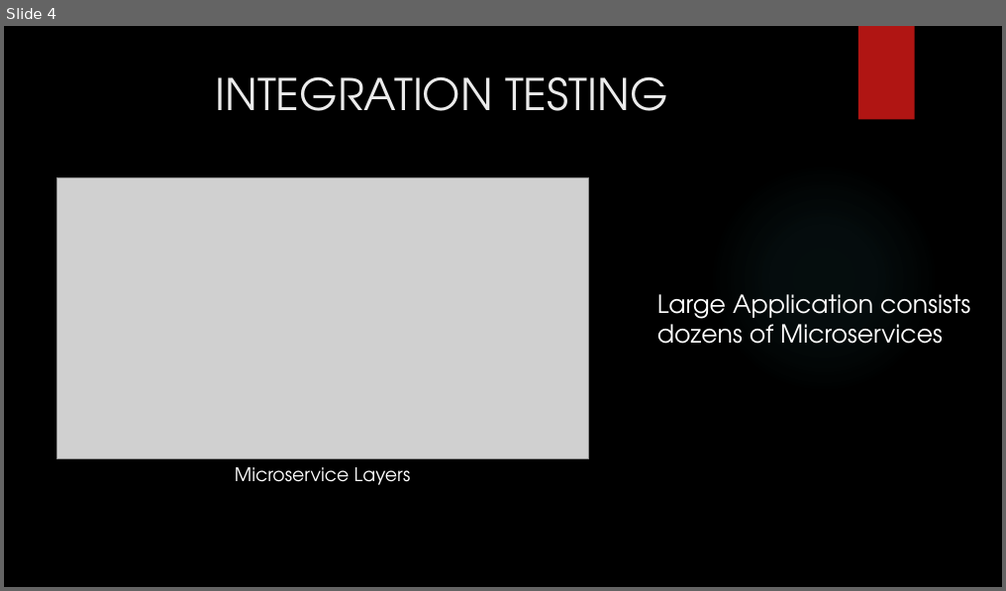
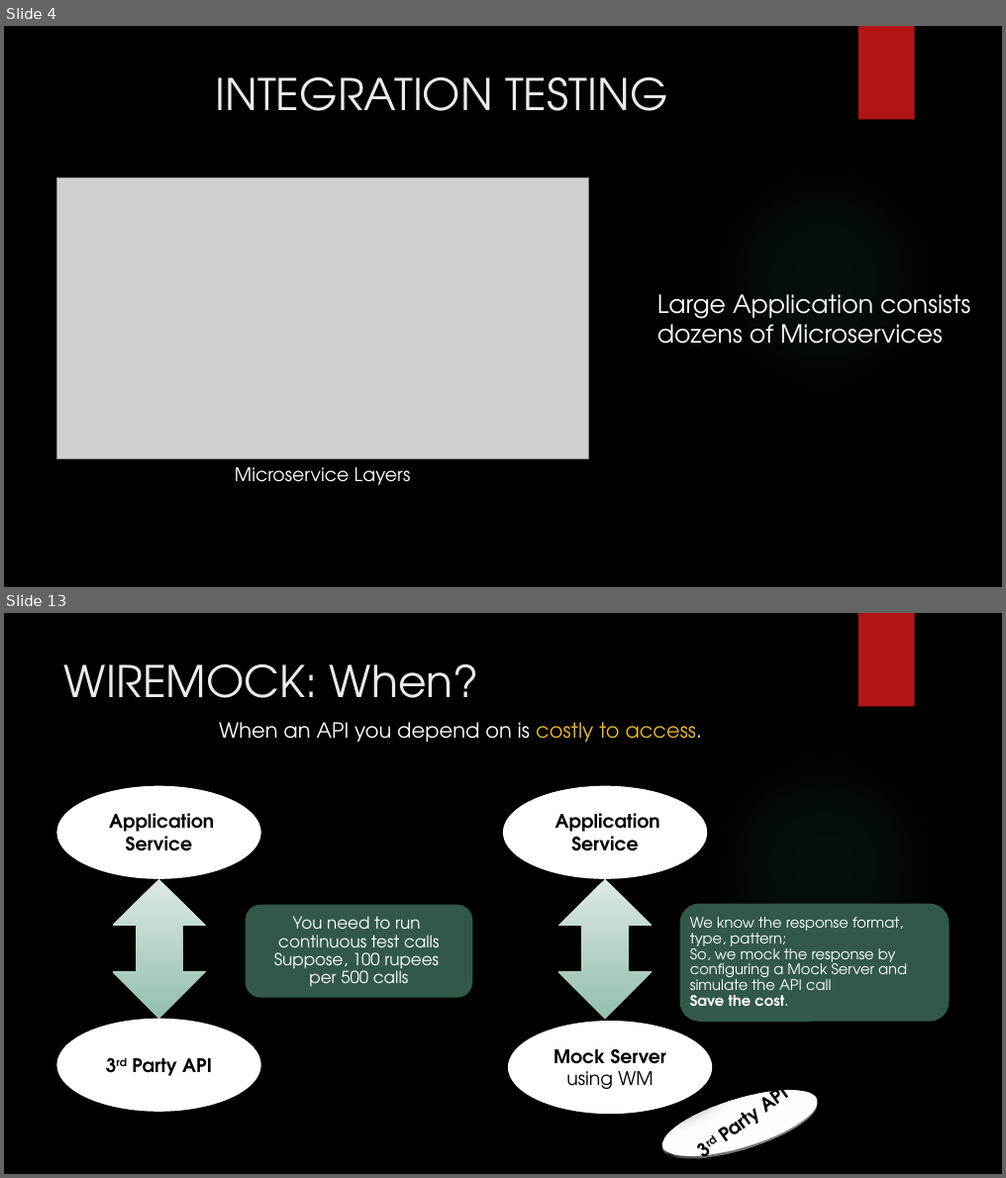
Before and after one commit to SubhajitSaha7/Angular, a slide deck: WireMock_DFSSubhajitSaha.pptx. Shown one above the other, each under a label of ours: slide 4 before the commit, slides 4 and 13 after it; the slides between them are not shown. The pictures are 1006x591 and 1006x1178 pixels, drawn with LibreOffice and Linux fonts; fonts in the diff are those of the drawing; grey boxes stand for pictures; background and template pictures are left out. Boxes give left, top, right and bottom in pixels: in the first picture for what was removed or moved away, otherwise in the second. Text is boxed around its words. In the diff, an @@ line names an element or a change of style, - is before the commit and + after.

```diff
--- a/WireMock_DFSSubhajitSaha.pptx
+++ b/WireMock_DFSSubhajitSaha.pptx
@@ slide 13 added at <box>4,613,1002,1174</box>, background picture (left out); not listed: 2 template elements that a slide beside it also shows @@
@@ title added at <box>64,664,479,698</box>, 42 pt, text #EBEBEB @@
+WIREMOCK: When?
@@ text added at <box>219,722,703,742</box>, 20 pt, text #FFFFFF @@
+When an API you depend on is costly to access.
@@ ellipse added at <box>57,786,261,879</box>, fill #FFFFFF, 18 pt, text #000000, bold @@
+Application Service
@@ ellipse added at <box>503,786,708,879</box>, fill #FFFFFF, 18 pt, text #000000, bold @@
+Application Service
@@ up down arrow added at <box>113,879,205,1019</box>, fill gradient #DEEAE4 to #93C0AC @@
@@ up down arrow added at <box>558,879,651,1019</box>, fill gradient #DEEAE4 to #93C0AC @@
@@ rounded rectangle added at <box>245,905,472,998</box>, fill #325948 @@
@@ rounded rectangle added at <box>680,903,949,1022</box>, fill #325948 @@
@@ text added at <box>274,916,440,986</box>, 16 pt, text #FFFFFF @@
+You need to run
+continuous test calls
+Suppose, 100 rupees
+per 500 calls
@@ text added at <box>690,917,907,1006</box>, 14 pt, text #FFFFFF @@
+We know the response format, type, pattern;
+So, we mock the response by configuring a Mock Server and simulate the API call
+Save the cost.
@@ ellipse added at <box>57,1019,261,1112</box>, fill #FFFFFF, 18 pt, text #000000, bold @@
+3rd Party API
@@ ellipse added at <box>508,1021,712,1115</box>, fill #FFFFFF, 18 pt, text #000000, bold @@
+Mock Server
+using WM
@@ ellipse added at <box>651,1082,834,1160</box>, fill #FFFFFF, outline #FFFFFF 2.75 pt, 18 pt, text #000000, bold @@
+3rd Party API
```
Also in this commit, not shown: 14 other slides added, 1 slide removed.
